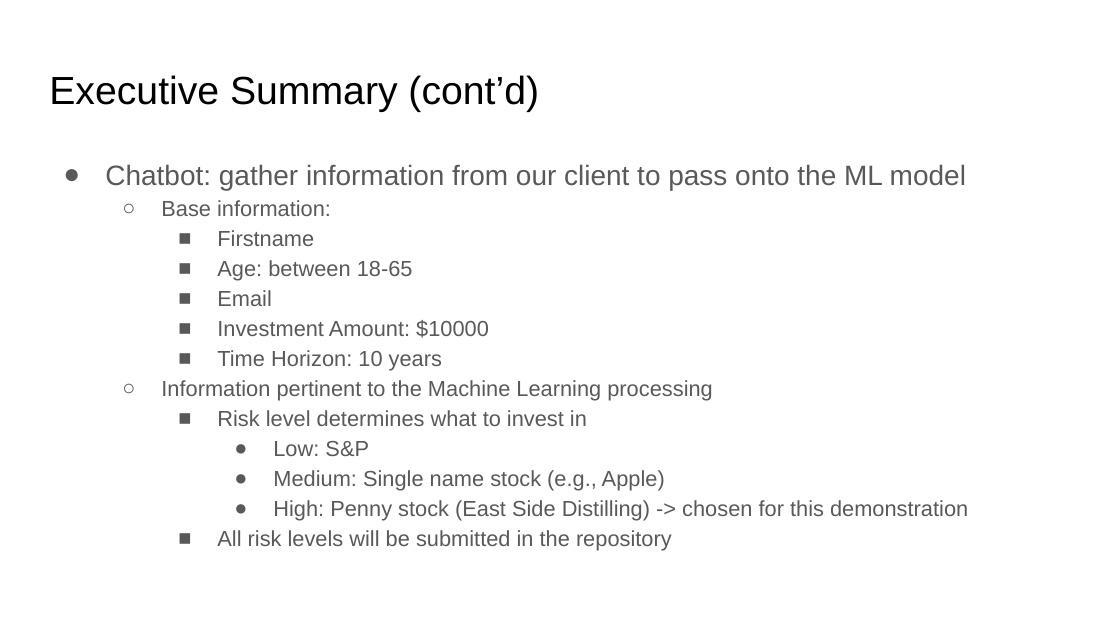
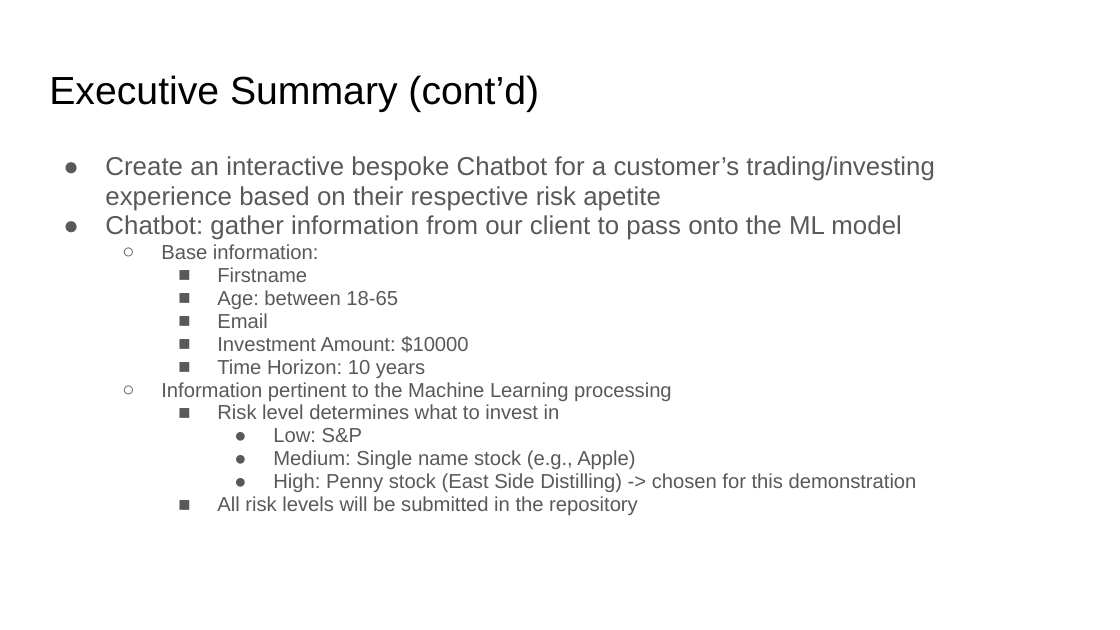
Before and after one commit to v-puppala/Neural-Network-based-Algotrader, a slide deck: slide 3 of Algotrading Bot Project.pptx (slide 4 before the commit). Drawn at 1120x630 pixels with LibreOffice and Linux fonts; fonts in the diff are those of the drawing. Boxes give left, top, right and bottom in pixels: in the first picture for what was removed or moved away, otherwise in the second. Text is boxed around its words. In the diff, an @@ line names an element or a change of style, - is before the commit and + after.

```diff
--- a/Algotrading Bot Project.pptx
+++ b/Algotrading Bot Project.pptx
@@ text at <box>105,156,934,211</box>: paragraph added @@
+● Create an interactive bespoke Chatbot for a customer’s trading/investing experience based on their respective risk apetite
@@ text at <box>105,215,917,515</box>: size 18 to 16.6 pt in "Chatbot: gather information from our client to ..."; size 14 to 12.9 pt in "Base information:", "Firstname", "Age: between 18-65", "Email" and 8 more places; line spacing 1.15 to 0.95 @@
```
Also in this commit, not shown: 1 other slide changed, 1 slide removed.
